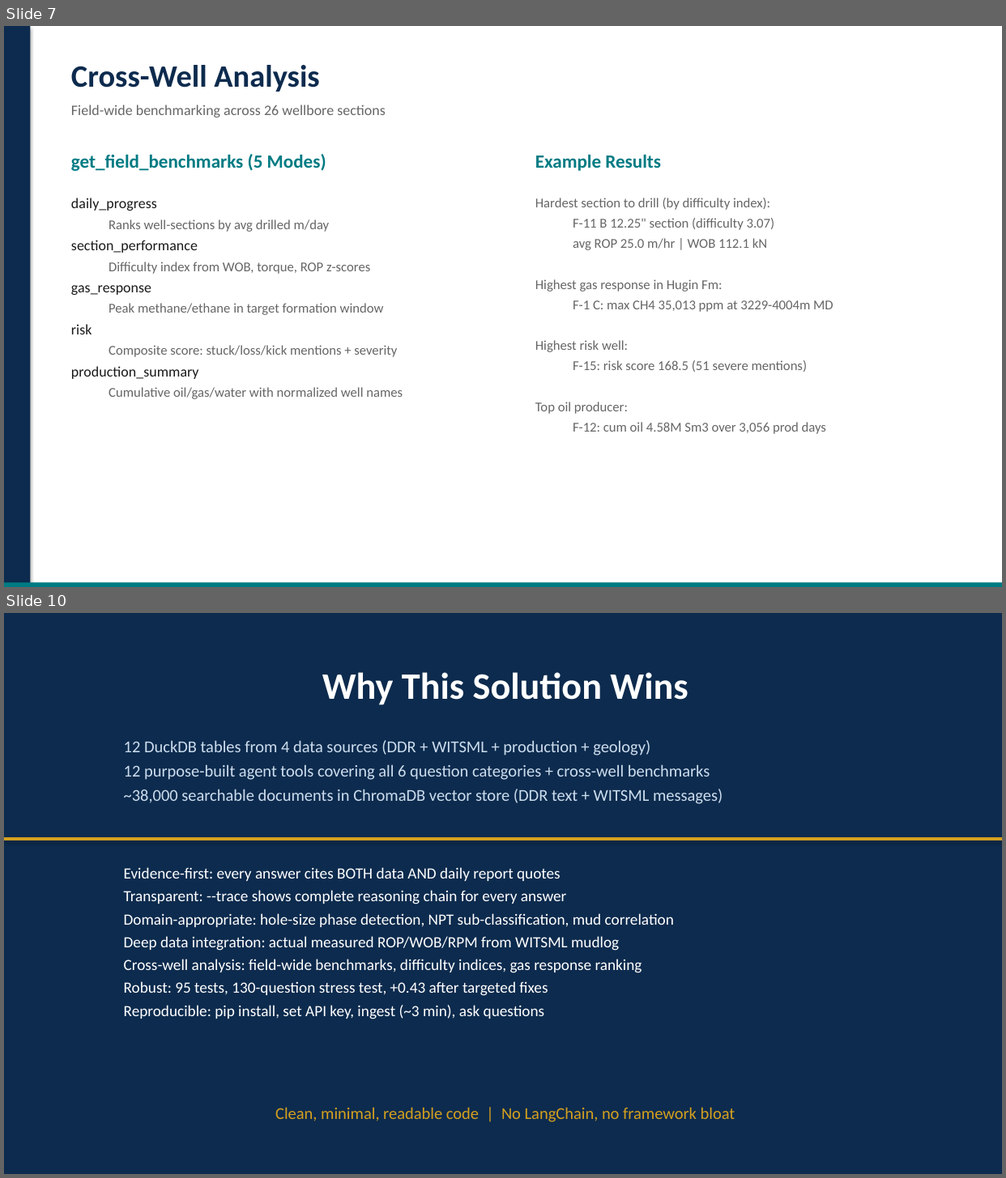
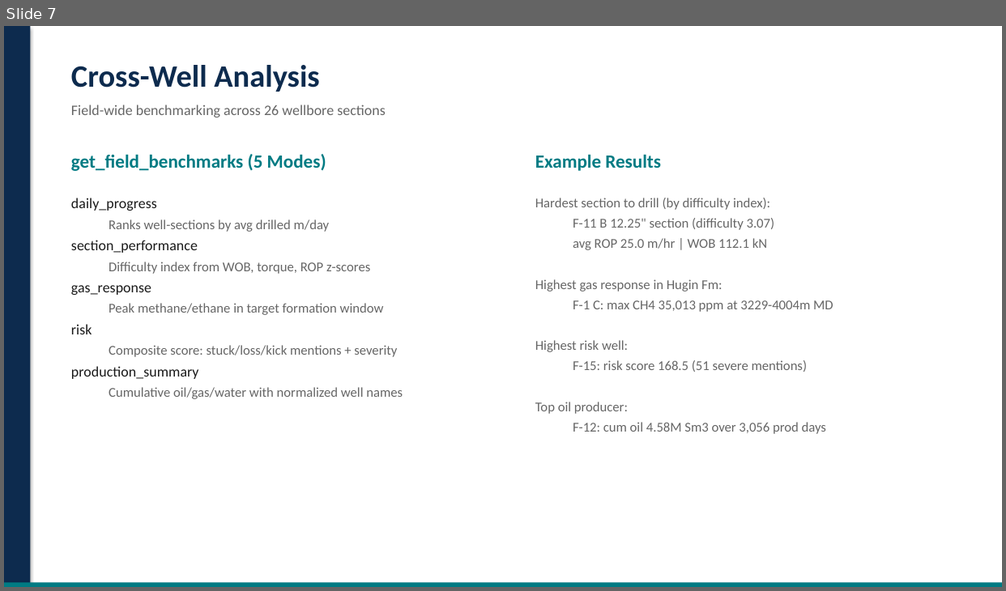
Before and after one commit to rlucgg/spe-ml-challenge, a slide deck: presentation/slides.pptx. Shown one above the other, each under a label of ours: slides 7 and 10 before the commit, slide 7 after it; the slides between them are not shown. The pictures are 1006x1178 and 1006x591 pixels, drawn with LibreOffice and Linux fonts; fonts in the diff are those of the drawing. Boxes give left, top, right and bottom in pixels: in the first picture for what was removed or moved away, otherwise in the second. Text is boxed around its words. In the diff, an @@ line names an element or a change of style, - is before the commit and + after.

```diff
--- a/presentation/slides.pptx
+++ b/presentation/slides.pptx
@@ slide 10 removed at [4, 613, 1002, 1174], background #FFFFFF @@
@@ rectangle removed at [4, 613, 1002, 1174] @@
@@ text removed at [322, 672, 688, 705] @@
-Why This Solution Wins
@@ text removed at [124, 740, 722, 804] @@
-12 DuckDB tables from 4 data sources (DDR + WITSML + production + geology)
-12 purpose-built agent tools covering all 6 question categories + cross-well benchmarks
-~38,000 searchable documents in ChromaDB vector store (DDR text + WITSML messages)
@@ rectangle removed at [4, 837, 1002, 841] @@
@@ text removed at [124, 867, 674, 1020] @@
-Evidence-first: every answer cites BOTH data AND daily report quotes
-Transparent: --trace shows complete reasoning chain for every answer
-Domain-appropriate: hole-size phase detection, NPT sub-classification, mud correlation
-Deep data integration: actual measured ROP/WOB/RPM from WITSML mudlog
-Cross-well analysis: field-wide benchmarks, difficulty indices, gas response ranking
-Robust: 95 tests, 130-question stress test, +0.43 after targeted fixes
-Reproducible: pip install, set API key, ingest (~3 min), ask questions
@@ text removed at [275, 1107, 735, 1122] @@
-Clean, minimal, readable code | No LangChain, no framework bloat
```
Also in this commit, not shown: 4 slides changed, 1 slide added, 1 other file.
